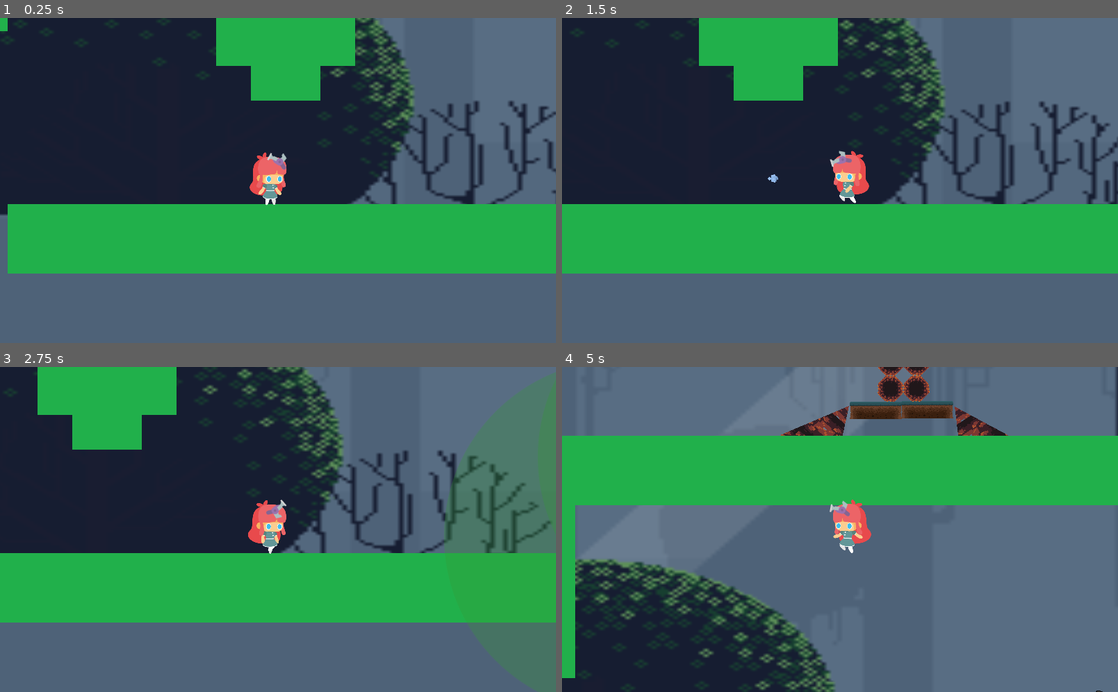
Above: before the commit, frames 1-4 (two rows, left to right).
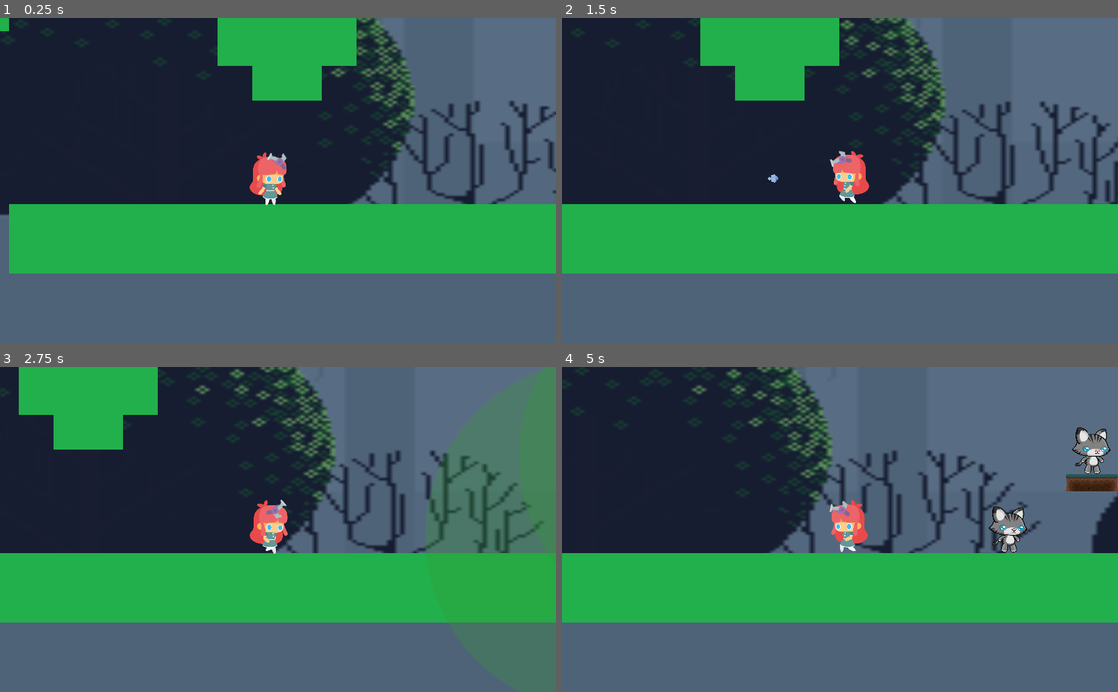
Above: after the commit, the same moments.

Repository: germangrecoventura/entregas-ipv-greco-ventura-german
Game: Godot game, scene res://Main.tscn
The game is run twice, just before and just after one commit, with the same random seed, the same clock (stepped at 60 frames per second) and the same inputs.
Inputs (mouse positions are in pixels of both pictures, inside the frame that each line leads up to):
- Up to frame 1 (0.25 s): no input
- Up to frame 2 (1.5 s): tap Enter at 0.5 s; move the mouse to (962, 164) at 0.52 s; hold D (move_right) 0.53-1.28 s; hold Shift (dash) 0.53-1.28 s; tap Space (jump) at 0.77 s; move the mouse to (728, 196) at 1.27 s; hold A (move_left) from 1.28 s (still down); click (728, 196) at 1.35 s
- Up to frame 3 (2.75 s): tap Space (jump) at 1.52 s; move the mouse to (333, 458) at 2.02 s; release A (move_left) at 2.03 s; hold D (move_right) from 2.03 s (still down); hold T (show_detection_area_turret) from 2.03 s (still down)
- Up to frame 4 (5 s): move the mouse to (812, 594) at 2.77 s; release T (show_detection_area_turret) at 2.78 s; tap Shift (dash) at 2.85 s; tap Space (jump) at 3.02, 3.77, 4.52 s; move the mouse to (1006, 578) at 3.52 s; release D (move_right) at 3.53 s; hold A (move_left) from 3.53 s (still down); click (1006, 578) at 3.6 s; move the mouse to (673, 480) at 4.27 s; tap T (show_detection_area_turret) at 4.35 s

The runs differ from the first frame. In frame 1, 0.2% of the frame differs, in the area x 1-74%, y 0-79%; in frame 2, 0.1%; in frame 3, 8.9%; in frame 4, 73%, in the area x 0-100%, y 0-100%.

Commit message:
Agrego transicion Negra

Diff:
--- a/con animacion muerte/entrega-5-greco-ventura-german/Main.tscn
+++ b/con animacion muerte/entrega-5-greco-ventura-german/Main.tscn
@@ -16,6 +16,7 @@
 [ext_resource path="res://assets/textures/background/Layer_0010_1.png" type="Texture" id=14]
 [ext_resource path="res://assets/textures/background/Layer_0009_2.png" type="Texture" id=15]
 [ext_resource path="res://assets/textures/background/Layer_0005_5.png" type="Texture" id=16]
+[ext_resource path="res://assets/textures/background.png" type="Texture" id=17]
 
 [sub_resource type="ConvexPolygonShape2D" id=1]
 points = PoolVector2Array( 64, 64, 0, 64, 0, 0, 64, 0 )
@@ -49,6 +50,36 @@
 [sub_resource type="RectangleShape2D" id=4]
 extents = Vector2( 274.258, 29.8909 )
 
+[sub_resource type="Animation" id=5]
+length = 0.001
+tracks/0/type = "value"
+tracks/0/path = NodePath("Sprite:modulate")
+tracks/0/interp = 1
+tracks/0/loop_wrap = true
+tracks/0/imported = false
+tracks/0/enabled = true
+tracks/0/keys = {
+"times": PoolRealArray( 0 ),
+"transitions": PoolRealArray( 1 ),
+"update": 0,
+"values": [ Color( 0, 0, 0, 0 ) ]
+}
+
+[sub_resource type="Animation" id=6]
+resource_name = "fade"
+tracks/0/type = "value"
+tracks/0/path = NodePath("Sprite:modulate")
+tracks/0/interp = 1
+tracks/0/loop_wrap = true
+tracks/0/imported = false
+tracks/0/enabled = true
+tracks/0/keys = {
+"times": PoolRealArray( 0, 1 ),
+"transitions": PoolRealArray( 1, 1 ),
+"update": 0,
+"values": [ Color( 0, 0, 0, 0 ), Color( 0, 0, 0, 1 ) ]
+}
+
 [node name="Main" type="Node"]
 script = ExtResource( 3 )
 
@@ -60,7 +91,7 @@
 tile_data = PoolIntArray( -851967, 0, 0, -851966, 0, 0, -851965, 0, 0, -851964, 0, 0, -851963, 0, 0, -786432, 0, 0, -78 …(8544 unchanged characters)…
 
 [node name="Player" parent="Environment" instance=ExtResource( 1 )]
-position = Vector2( 690.02, 944.322 )
+position = Vector2( 687, 953 )
 max_health = 20
 
 [node name="Camera" type="Camera2D" parent="Environment/Player"]
@@ -69,7 +100,6 @@
 [node name="ParallaxBackground" type="ParallaxBackground" parent="Environment/Player/Camera"]
 
 [node name="ParallaxLayer" type="ParallaxLayer" parent="Environment/Player/Camera/ParallaxBackground"]
-position = Vector2( -202, -867 )
 motion_scale = Vector2( 0.1, 0 )
 motion_mirroring = Vector2( 4640, 0 )
 
@@ -214,5 +244,25 @@
 [node name="Trophy" parent="Environment" instance=ExtResource( 12 )]
 position = Vector2( 180.489, 268.887 )
 
+[node name="CanvasLayer" type="CanvasLayer" parent="."]
+
+[node name="Sprite" type="Sprite" parent="CanvasLayer"]
+visible = false
+modulate = Color( 0, 0, 0, 0 )
+scale = Vector2( 200, 20 )
+texture = ExtResource( 17 )
+centered = false
+
+[node name="AnimationPlayer" type="AnimationPlayer" parent="CanvasLayer"]
+anims/RESET = SubResource( 5 )
+anims/fade = SubResource( 6 )
+
+[node name="Label" type="Label" parent="CanvasLayer" groups=["ui"]]
+margin_left = 298.0
+margin_top = 11.0
+margin_right = 388.0
+margin_bottom = 25.0
+rect_scale = Vector2( 5, 9 )
+
 [editable path="Environment/hurt_zone"]
 [editable path="Environment/hurt_zone2"]
--- a/con animacion muerte/entrega-5-greco-ventura-german/entities/enemies/TurretProjectile.tscn
+++ b/con animacion muerte/entrega-5-greco-ventura-german/entities/enemies/TurretProjectile.tscn
@@ -1,6 +1,6 @@
 [gd_scene load_steps=6 format=2]
 
-[ext_resource path="res://assets/textures/proyectile_turret.png" type="Texture" id=1]
+[ext_resource path="res://assets/textures/enemies/hairball.png" type="Texture" id=1]
 [ext_resource path="res://entities/Projectile.tscn" type="PackedScene" id=2]
 [ext_resource path="res://entities/enemies/TurretProjectile.gd" type="Script" id=3]
 
--- a/con animacion muerte/entrega-5-greco-ventura-german/enviroment/items/Trophy.gd
+++ b/con animacion muerte/entrega-5-greco-ventura-german/enviroment/items/Trophy.gd
@@ -1,5 +1,7 @@
 extends Area2D
 
 func _on_Trophy_body_entered(body):
-	print("You win!")
+	$"../../CanvasLayer/AnimationPlayer".play("fade")
+	get_tree().get_nodes_in_group("ui")[0].text = "You Win!"
+	#print("You win!")
 	GameState.notify_level_won()
Not shown: 1 places in con animacion muerte/entrega-5-greco-ventura-german/Main.tscn that only renumber resources
